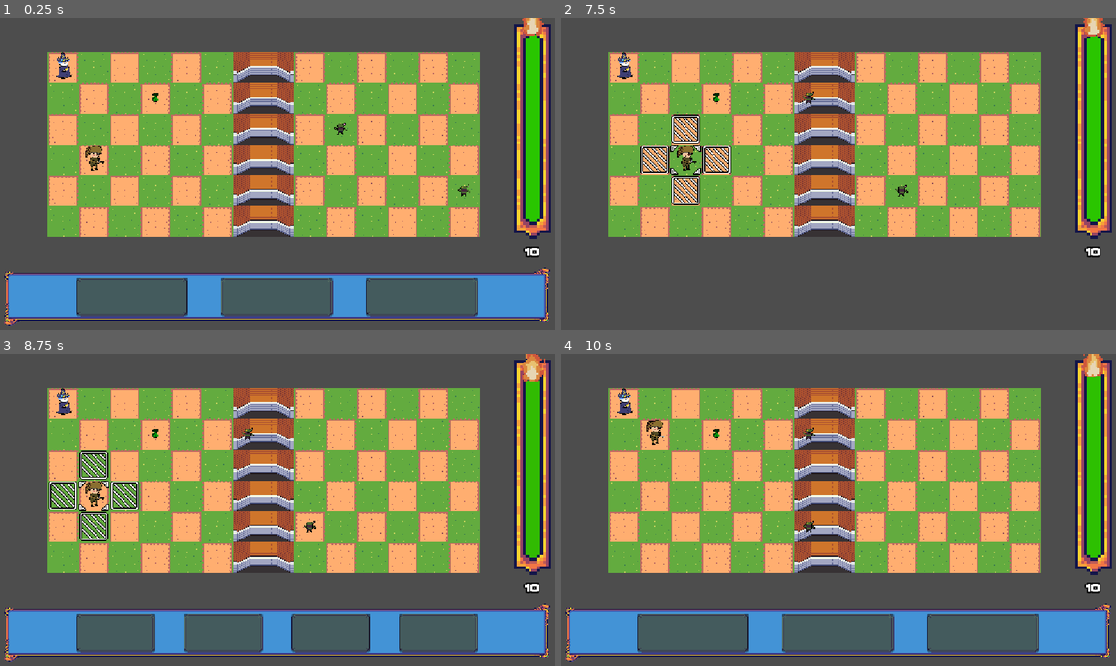
Above: before the commit, frames 1-4 (two rows, left to right).
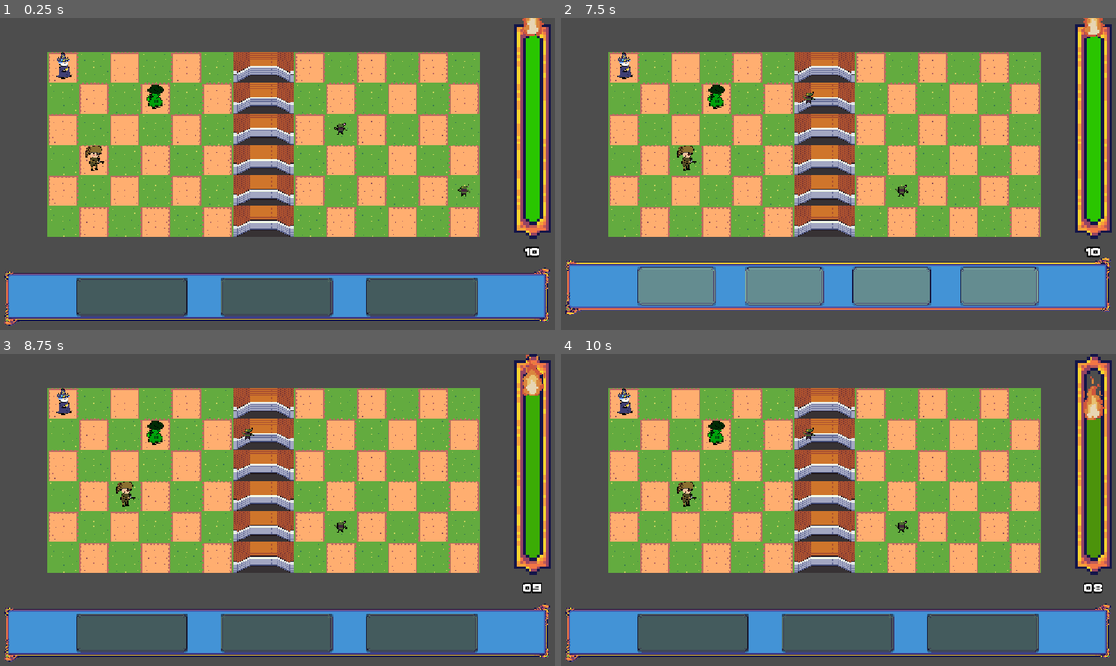
Above: after the commit, the same moments.

Repository: les-brows/acceleturn
Game: Godot game, scene res://Scenes/Game/GameScene.tscn
Two runs of this game, one before a commit and one after it. Both use one fixed random seed, a clock stepped at 60 frames per second and the inputs below.
Inputs (mouse positions are in pixels of both pictures, inside the frame that each line leads up to):
- Up to frame 1 (0.25 s): no input
- Up to frame 2 (7.5 s): click (694, 295) at 0.5 s; click (677, 295) at 1.25 s; click (694, 295) at 2 s; click (677, 295) at 2.75 s; click (694, 295) at 3.5 s; click (677, 295) at 4.25 s; move the mouse to (655, 158) at 5.02 s; click (655, 158) at 5.17 s; move the mouse to (622, 71) at 5.77 s; click (622, 71) at 5.92 s; move the mouse to (716, 99) at 6.52 s; click (716, 99) at 6.67 s; move the mouse to (683, 158) at 7.27 s; click (683, 158) at 7.42 s
- Up to frame 3 (8.75 s): move the mouse to (94, 494) at 8.02 s; click (94, 494) at 8.17 s
- Up to frame 4 (10 s): move the mouse to (655, 525) at 8.77 s; click (655, 525) at 8.92 s; move the mouse to (655, 435) at 9.52 s; click (655, 435) at 9.67 s

The runs differ from the first frame. In frame 1, 0.2% of the frame differs, in the area x 26-30%, y 21-30%; in frame 2, 17%, in the area x 0-100%, y 21-96%; in frame 3, 6.0%; in frame 4, 2.4%.

Commit message:
fix: sprite size and collision box size

Diff:
--- a/Objects/Characters/Gunner/Gunner.tscn
+++ b/Objects/Characters/Gunner/Gunner.tscn
@@ -4,21 +4,20 @@
 [ext_resource type="Texture2D" uid="uid://csv8njv4y2l8b" path="res://Assets/Sprite/Cowboy base.png" id="2_etuv5"]
 
 [sub_resource type="RectangleShape2D" id="RectangleShape2D_etuv5"]
-size = Vector2(2600.0005, 2600.0005)
+size = Vector2(750.0002, 1050.0001)
 
 [node name="Gunner" type="Node2D" unique_id=1954873730]
 script = ExtResource("1_etuv5")
 
 [node name="Sprite2D" type="Sprite2D" parent="." unique_id=1972901024]
 modulate = Color(0, 0.8627451, 0.10980392, 1)
-scale = Vector2(0.4, 0.4)
 texture = ExtResource("2_etuv5")
 
 [node name="Area2D" type="Area2D" parent="Sprite2D" unique_id=2134170275]
 scale = Vector2(0.05, 0.05)
 
 [node name="CollisionShape2D" type="CollisionShape2D" parent="Sprite2D/Area2D" unique_id=194942186]
-position = Vector2(-4.7683723e-05, 2.3841862e-05)
+position = Vector2(-25.000011, -75.000015)
 scale = Vector2(0.99999976, 0.99999976)
 shape = SubResource("RectangleShape2D_etuv5")
 
--- a/Objects/Characters/Mage/Mage.tscn
+++ b/Objects/Characters/Mage/Mage.tscn
@@ -4,7 +4,7 @@
 [ext_resource type="Texture2D" uid="uid://7fhpkk6tbum8" path="res://Assets/Sprite/Mage.png" id="2_oqi3k"]
 
 [sub_resource type="RectangleShape2D" id="RectangleShape2D_oqi3k"]
-size = Vector2(304.05414, 304.05414)
+size = Vector2(620.0001, 1100.0002)
 
 [node name="Mage" type="Node2D" unique_id=893759127]
 script = ExtResource("1_7anr4")
@@ -16,8 +16,8 @@
 scale = Vector2(0.05, 0.05)
 
 [node name="CollisionShape2D" type="CollisionShape2D" parent="Sprite2D/Area2D" unique_id=657015745]
-position = Vector2(3.3783774, 150.47298)
-scale = Vector2(0.99999976, 0.99999976)
+position = Vector2(49.99998, -69.999954)
+scale = Vector2(0.9999995, 0.9999995)
 shape = SubResource("RectangleShape2D_oqi3k")
 
 [connection signal="input_event" from="Sprite2D/Area2D" to="." method="_on_area_2d_input_event"]
--- a/Objects/Characters/Trapper/Trapper.tscn
+++ b/Objects/Characters/Trapper/Trapper.tscn
@@ -4,7 +4,7 @@
 [ext_resource type="Texture2D" uid="uid://dqlqn1qkcepu4" path="res://Assets/Sprite/Traper.png" id="2_pcart"]
 
 [sub_resource type="RectangleShape2D" id="RectangleShape2D_pa3om"]
-size = Vector2(1080.0002, 1080.0001)
+size = Vector2(40.000008, 51.000015)
 
 [node name="Trapper" type="Node2D" unique_id=638839594]
 script = ExtResource("1_lprvd")
@@ -15,7 +15,7 @@
 [node name="Area2D" type="Area2D" parent="Sprite2D" unique_id=363738700]
 
 [node name="CollisionShape2D" type="CollisionShape2D" parent="Sprite2D/Area2D" unique_id=158306833]
-position = Vector2(3.8146965e-05, 3.8146965e-05)
+position = Vector2(2, -3.5)
 scale = Vector2(0.99999976, 0.99999976)
 shape = SubResource("RectangleShape2D_pa3om")
 
